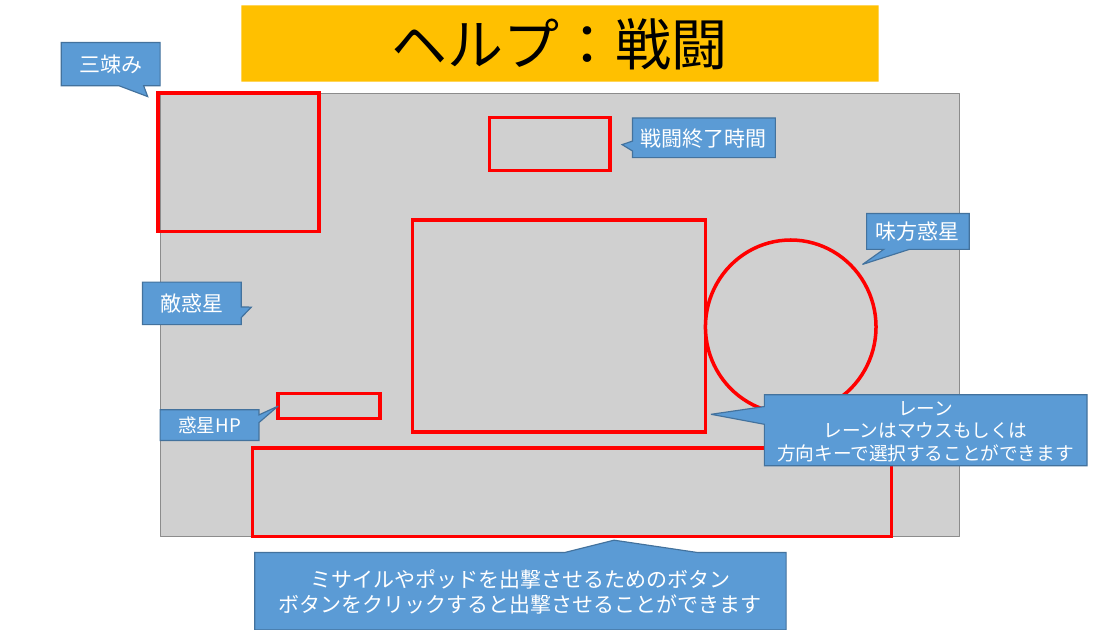
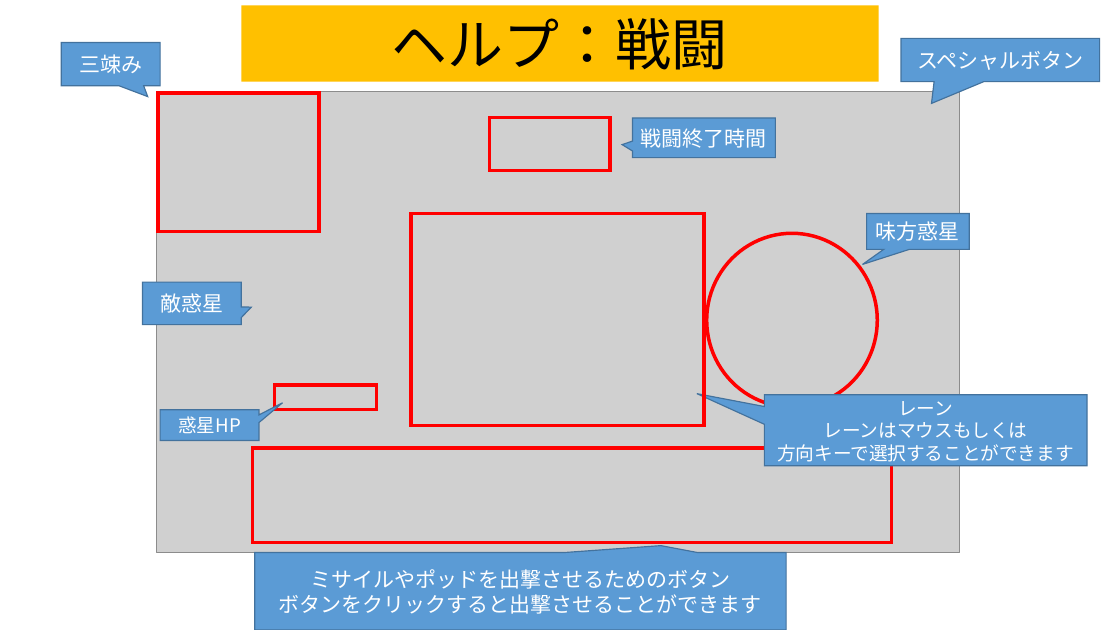
Before and after one commit to team556/team, a slide deck: slide 11 of 説明文.pptx. Drawn at 1120x630 pixels with LibreOffice and Linux fonts; fonts in the diff are those of the drawing; grey boxes stand for pictures. Boxes give left, top, right and bottom in pixels: in the first picture for what was removed or moved away, otherwise in the second. Text is boxed around its words. In the diff, an @@ line names an element or a change of style, - is before the commit and + after.

```diff
--- a/説明文.pptx
+++ b/説明文.pptx
@@ speech box added at [902, 39, 1100, 82], fill #5B9BD5, outline #43739E 1 pt, 18 pt, text #FFFFFF @@
+スペシャルボタン
@@ picture: place and size @@
-picture at [160, 93, 960, 537]
+picture at [157, 92, 960, 552]
@@ rectangle: place and size @@
-rectangle at [413, 220, 706, 432]
+rectangle at [412, 213, 705, 425]
@@ ellipse: place and size @@
-ellipse at [706, 240, 876, 414]
+ellipse at [707, 234, 877, 408]
@@ rectangle: place and size @@
-rectangle at [278, 394, 380, 419]
+rectangle at [275, 385, 376, 410]
@@ proportions changed in 3 elements at [255, 553, 786, 630], [765, 395, 1087, 466], [160, 410, 260, 441] @@
@@ rectangle: place and size @@
-rectangle at [253, 448, 892, 537]
+rectangle at [253, 448, 892, 542]
```
Also in this commit, not shown: 2 other slides changed.
